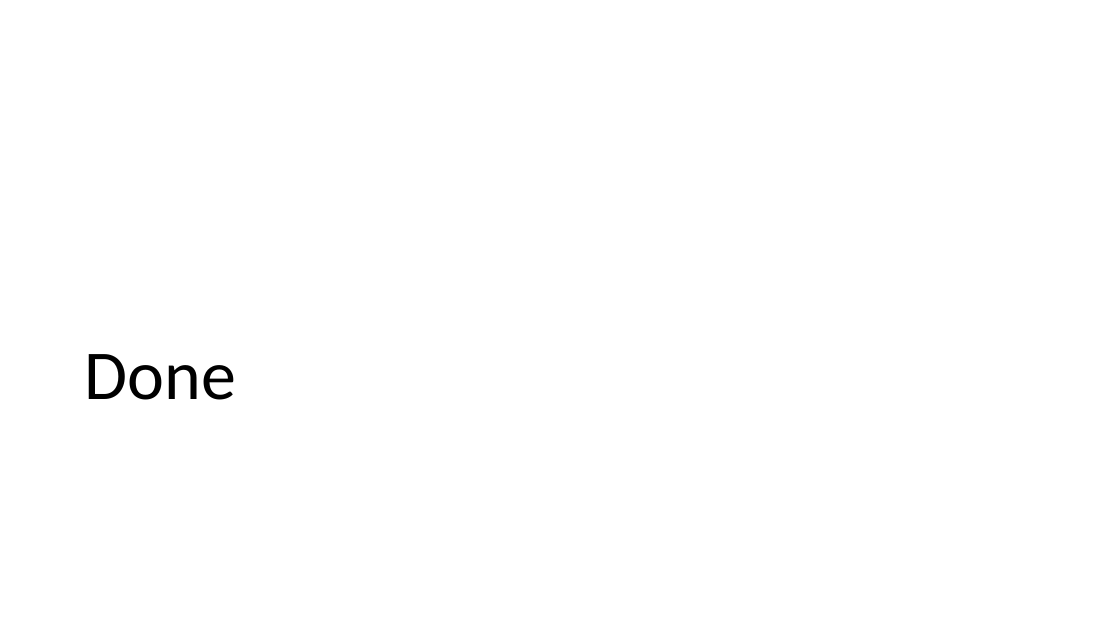
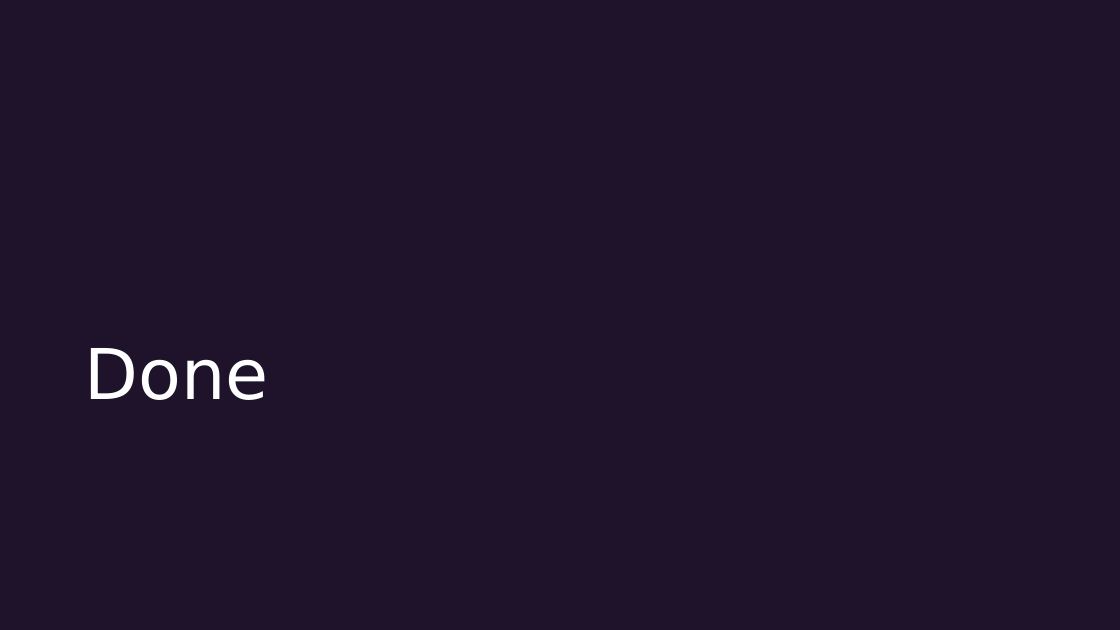
Before and after one commit to LmaoPewPew/DNAIG, a slide deck: slide 12 of praesantationen/Teampraesentation.pptx (slide 8 before the commit). Drawn at 1120x630 pixels with LibreOffice and Linux fonts; fonts in the diff are those of the drawing. Boxes give left, top, right and bottom in pixels: in the first picture for what was removed or moved away, otherwise in the second. Text is boxed around its words. In the diff, an @@ line names an element or a change of style, - is before the commit and + after.

```diff
--- a/praesantationen/Teampraesentation.pptx
+++ b/praesantationen/Teampraesentation.pptx
@@ background #FFFFFF to #1E132B @@
@@ title "Done" at (85, 348, 269, 400): font Calibri to DejaVu Sans, text colour #000000 to #FFFFFF @@
```
Also in this commit, not shown: 6 other slides changed, 5 slides added, 1 slide removed.
